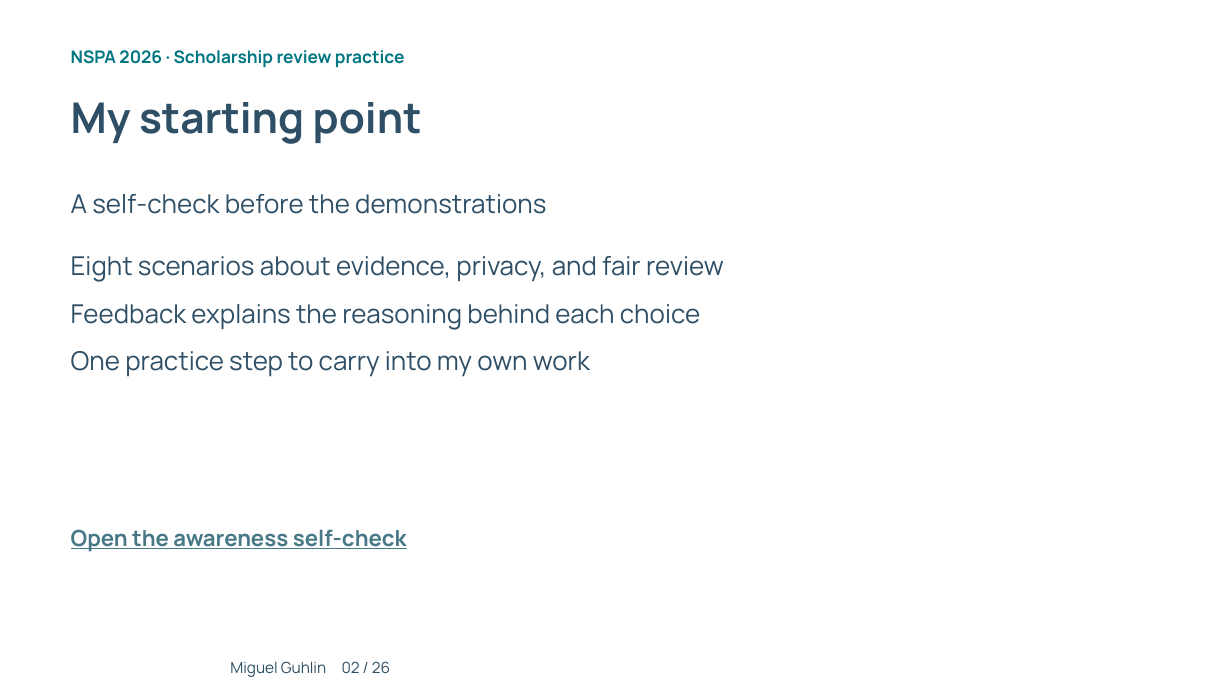
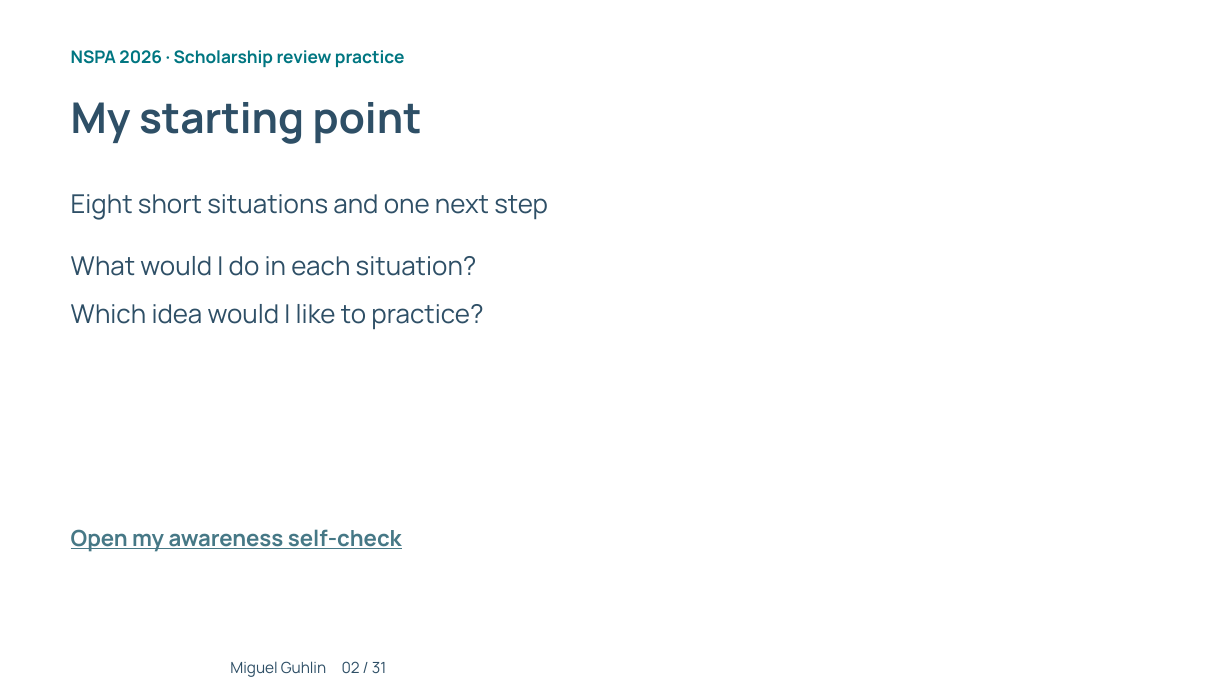
Before and after one commit to mguhlin/nspa, a slide deck: slide 2 of 2026/p/slides/ai-prompting-scholarship-review.pptx. Drawn at 1232x693 pixels with LibreOffice and Linux fonts; fonts in the diff are those of the drawing; background and template pictures are left out. Boxes give left, top, right and bottom in pixels: in the first picture for what was removed or moved away, otherwise in the second. Text is boxed around its words. In the diff, an @@ line names an element or a change of style, - is before the commit and + after.

Commit message:
Simplify AI practice and assessment with introductory concepts and pictures

```diff
--- a/2026/p/slides/ai-prompting-scholarship-review.pptx
+++ b/2026/p/slides/ai-prompting-scholarship-review.pptx
@@ text at bbox=[71, 194, 548, 220]: text changed @@
-A self-check before the demonstrations
+Eight short situations and one next step
@@ text at bbox=[71, 256, 477, 276]: text changed @@
-Eight scenarios about evidence, privacy, and fair review
+What would I do in each situation?
@@ text at bbox=[71, 304, 483, 329]: text changed @@
-Feedback explains the reasoning behind each choice
+Which idea would I like to practice?
@@ text removed at bbox=[71, 351, 590, 377] @@
-One practice step to carry into my own work
@@ text at bbox=[71, 529, 402, 552]: text changed @@
-Open the awareness self-check
+Open my awareness self-check
@@ text at bbox=[230, 661, 387, 677]: text changed @@
-Miguel Guhlin 02 / 26
+Miguel Guhlin 02 / 31
```
Also in this commit, not shown: 8 other slides changed, 22 slides added, 17 slides removed, 33 other files.
